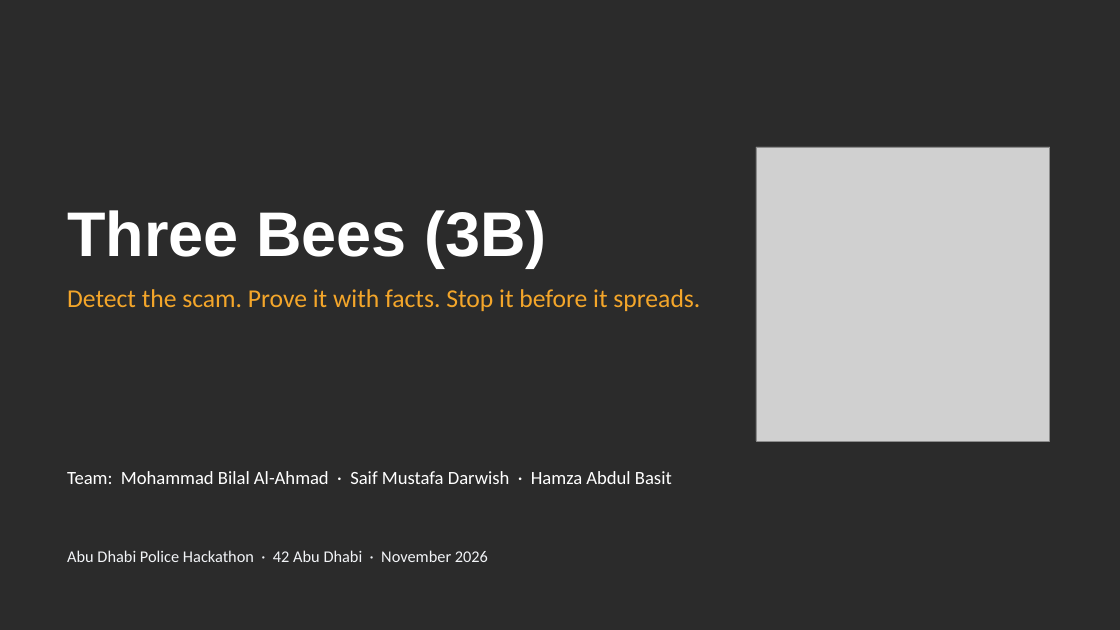
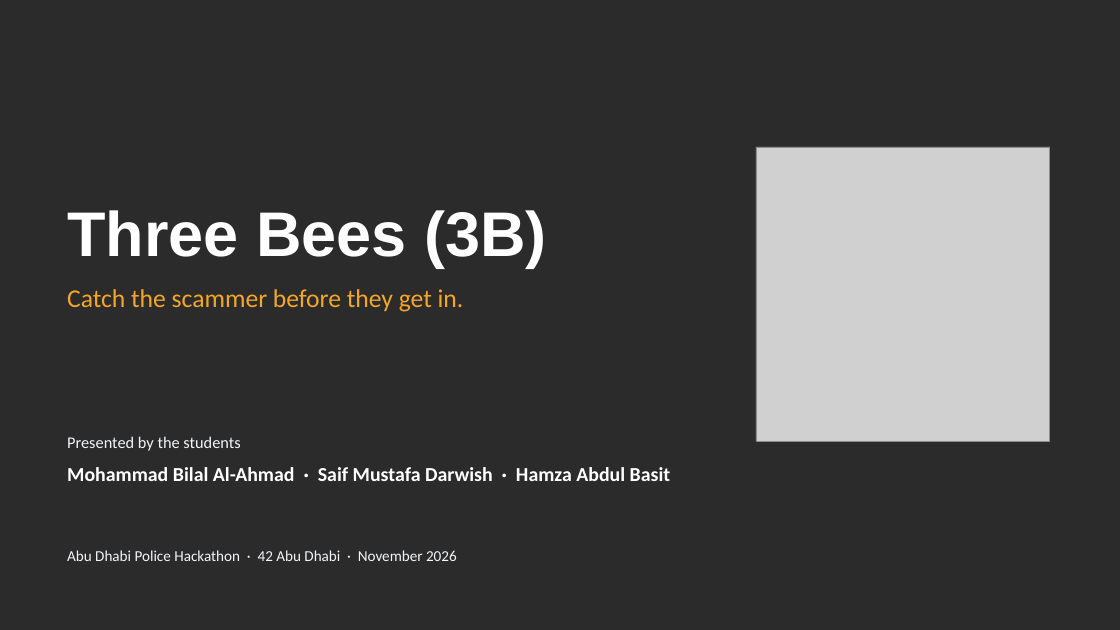
Before and after one commit to Mezx-1/three-bees, a slide deck: slide 1 of docs/presentation/ThreeBees_3B.pptx. Drawn at 1120x630 pixels with LibreOffice and Linux fonts; fonts in the diff are those of the drawing; grey boxes stand for pictures; background and template pictures are left out; a plain dark background stands for a picture behind light text. Boxes give left, top, right and bottom in pixels: in the first picture for what was removed or moved away, otherwise in the second. Text is boxed around its words. In the diff, an @@ line names an element or a change of style, - is before the commit and + after.

```diff
--- a/docs/presentation/ThreeBees_3B.pptx
+++ b/docs/presentation/ThreeBees_3B.pptx
@@ text at [67,289,464,312]: text changed @@
-Detect the scam. Prove it with facts. Stop it before it spreads.
+Catch the scammer before they get in.
@@ text added at [67,436,240,451], 14 pt, text #F2F4F7 @@
+Presented by the students
@@ text at [67,467,671,481]: text changed; size 16 to 17 pt; bold on @@
-Team: Mohammad Bilal Al-Ahmad · Saif Mustafa Darwish · Hamza Abdul Basit
+Mohammad Bilal Al-Ahmad · Saif Mustafa Darwish · Hamza Abdul Basit
@@ text "Abu Dhabi Police Hackathon · ..." at [67,550,457,561]: size 14 to 13 pt @@
```
Also in this commit, not shown: 2 other slides changed, 11 slides added, 9 slides removed.
